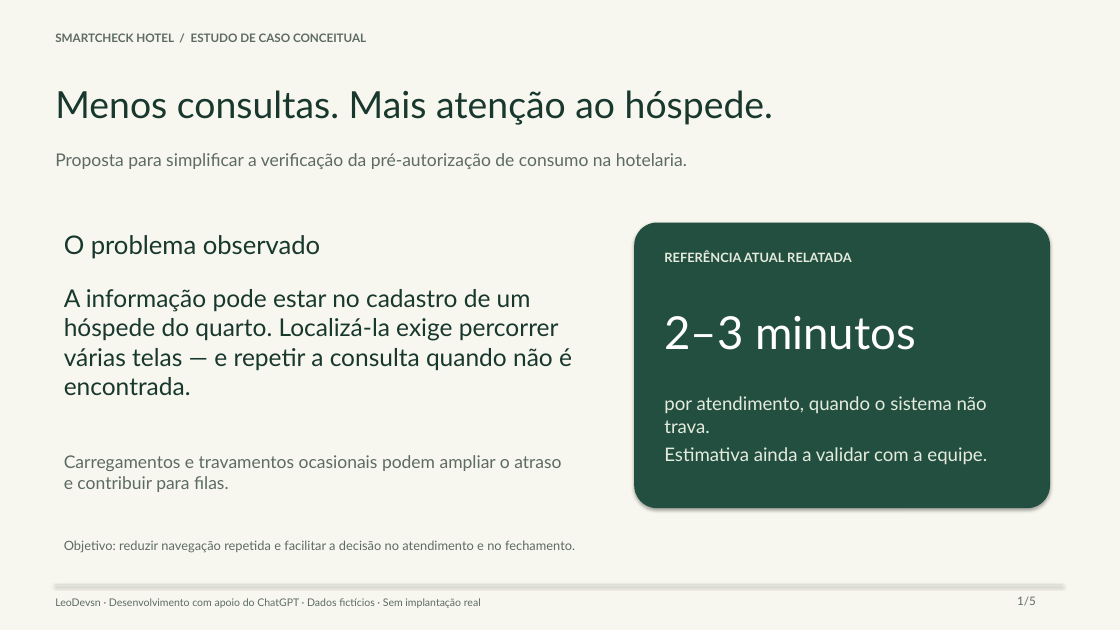
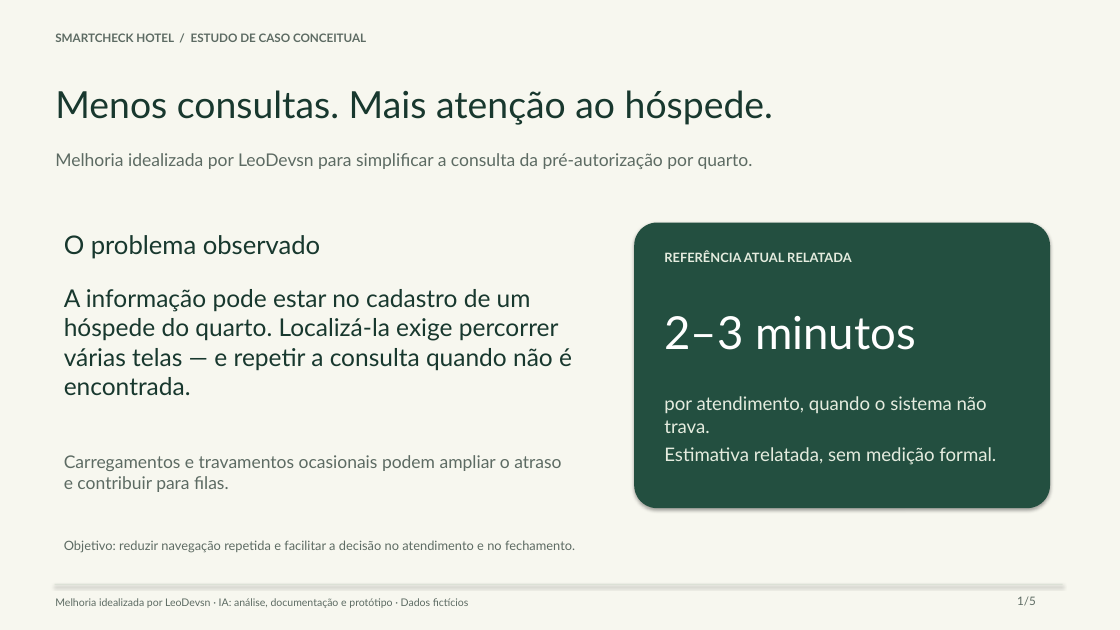
Before and after one commit to LeoDevsn/smartcheck-hotel, a slide deck: slide 1 of apresentacao/SmartCheck_Gestores.pptx. Drawn at 1120x630 pixels with LibreOffice and Linux fonts; fonts in the diff are those of the drawing. Boxes give left, top, right and bottom in pixels: in the first picture for what was removed or moved away, otherwise in the second. Text is boxed around its words. In the diff, an @@ line names an element or a change of style, - is before the commit and + after.

Commit message:
Separa requisitos do autor das escolhas tecnicas do prototipo

```diff
--- a/apresentacao/SmartCheck_Gestores.pptx
+++ b/apresentacao/SmartCheck_Gestores.pptx
@@ text at box(55, 153, 753, 169): text changed @@
-Proposta para simplificar a verificação da pré-autorização de consumo na hotelaria.
+Melhoria idealizada por LeoDevsn para simplificar a consulta da pré-autorização por quarto.
@@ text at box(664, 447, 996, 465): text changed @@
-Estimativa ainda a validar com a equipe.
+Estimativa relatada, sem medição formal.
@@ text at box(55, 598, 469, 608): text changed @@
-LeoDevsn · Desenvolvimento com apoio do ChatGPT · Dados fictícios · Sem implantação real
+Melhoria idealizada por LeoDevsn · IA: análise, documentação e protótipo · Dados fictícios
```
Also in this commit, not shown: 4 other slides changed, 7 other files.
